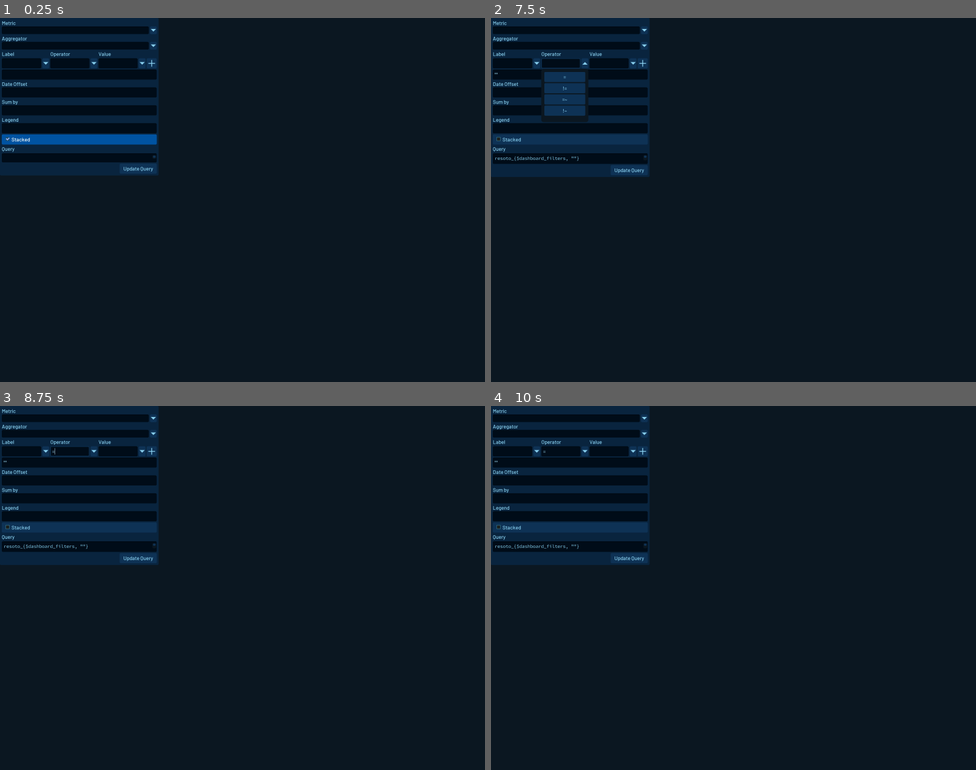
Above: before the commit, frames 1-4 (two rows, left to right).
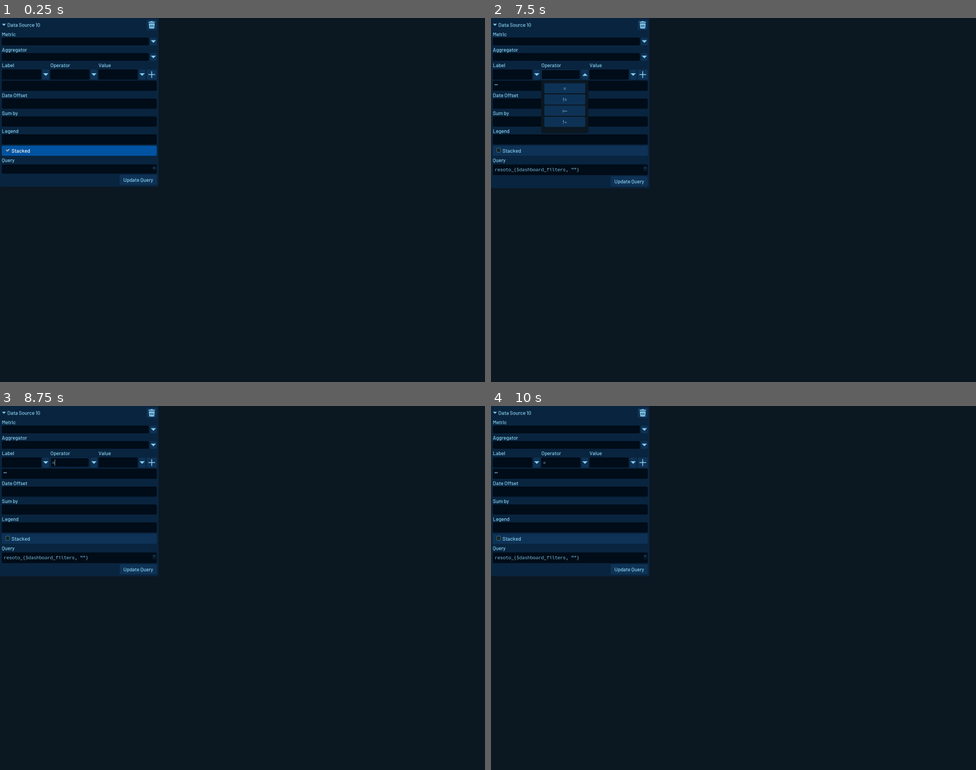
Above: after the commit, the same moments.

Repository: someengineering/resoto-ui
Game: Godot game, scene res://components/dashboard/new_widget_popup/data_source_container.tscn
Two runs of this game, one before a commit and one after it. Both use one fixed random seed, a clock stepped at 60 frames per second and the inputs below. This scene is started directly instead of the project's main scene.
Inputs (mouse positions are in pixels of both pictures, inside the frame that each line leads up to; where the layout moved, square brackets give the same spot in the first picture):
- Up to frame 1 (0.25 s): no input
- Up to frame 2 (7.5 s): click (646, 28) at 0.52 s; click (641, 76) [641, 61] at 1.25 s; click "Stacked" at 2 s; click "Update Query" at 2.75 s; tap Enter at 3.5, 5, 6.5 s; move the mouse to (840, 181) at 3.52 s; hold Right 3.53-4.25 s; tap 1 at 3.6 s; click (840, 181) at 3.67 s; tap Space at 4.25, 5.75, 7.25 s; drag from (636, 218) to (709, 272) at 4.27 s; move the mouse to (782, 119) at 5.02 s; hold Right 5.03-5.75 s; tap 3 at 5.1 s; drag from (709, 272) to (588, 145) at 5.77 s; move the mouse to (879, 254) at 6.52 s; hold Left 6.53-7.25 s; tap 5 at 6.6 s; drag from (588, 145) to (660, 109) at 7.27 s
- Up to frame 3 (8.75 s): click "=" at 8 s
- Up to frame 4 (10 s): move the mouse to (757, 588) at 8.77 s; hold Down 8.78-9.5 s; tap 7 at 8.85 s; click (757, 588) at 8.92 s; drag from (660, 497) to (636, 606) at 9.52 s

The runs differ from the first frame. In frame 1, 10% of the frame differs, in the area x 0-33%, y 0-47%; in frame 2, 9.2%; in frame 3, 9.8%; in frame 4, 9.8%.

Commit message:
Make Datasource container header visible

Diff:
--- a/src/components/dashboard/new_widget_popup/data_source_container.tscn
+++ b/src/components/dashboard/new_widget_popup/data_source_container.tscn
@@ -11,7 +11,6 @@
 [ext_resource path="res://components/shared/combo_box.tscn" type="PackedScene" id=9]
 [ext_resource path="res://components/elements/styled/icon_button.tscn" type="PackedScene" id=10]
 [ext_resource path="res://assets/icons/icon_128_attention_round.svg" type="Texture" id=11]
-
 
 [sub_resource type="StyleBoxFlat" id=1]
 content_margin_left = 6.0
@@ -55,7 +54,6 @@
 margin_bottom = 349.0
 
 [node name="HBoxContainer" type="HBoxContainer" parent="VBoxContainer"]
-visible = false
 margin_right = 511.0
 margin_bottom = 33.0
 
@@ -105,13 +103,14 @@
 
 [node name="DatasourceSettings" type="VBoxContainer" parent="VBoxContainer"]
 visible = false
-margin_right = 511.0
-margin_bottom = 427.0
+margin_top = 37.0
+margin_right = 511.0
+margin_bottom = 448.0
 size_flags_horizontal = 3
 
 [node name="MetricsVBox" type="VBoxContainer" parent="VBoxContainer/DatasourceSettings"]
 margin_right = 511.0
-margin_bottom = 55.0
+margin_bottom = 47.0
 custom_constants/separation = 1
 
 [node name="Label" type="Label" parent="VBoxContainer/DatasourceSettings/MetricsVBox"]
@@ -122,12 +121,12 @@
 [node name="MetricsOptions" parent="VBoxContainer/DatasourceSettings/MetricsVBox" instance=ExtResource( 9 )]
 margin_top = 22.0
 margin_right = 511.0
-margin_bottom = 55.0
+margin_bottom = 47.0
 
 [node name="FunctionVBox" type="VBoxContainer" parent="VBoxContainer/DatasourceSettings"]
-margin_top = 59.0
-margin_right = 511.0
-margin_bottom = 114.0
+margin_top = 51.0
+margin_right = 511.0
+margin_bottom = 98.0
 custom_constants/separation = 1
 
 [node name="Label" type="Label" parent="VBoxContainer/DatasourceSettings/FunctionVBox"]
@@ -138,13 +137,13 @@
 [node name="FunctionComboBox" parent="VBoxContainer/DatasourceSettings/FunctionVBox" instance=ExtResource( 9 )]
 margin_top = 22.0
 margin_right = 511.0
-margin_bottom = 55.0
+margin_bottom = 47.0
 items = [ "", "sum", "min", "max", "avg", "count", "sum_over_time", "min_over_time", "max_over_time", "avg_over_time", "count_over_time" ]
 
 [node name="FilterHBox" type="HBoxContainer" parent="VBoxContainer/DatasourceSettings"]
-margin_top = 118.0
-margin_right = 511.0
-margin_bottom = 213.0
+margin_top = 102.0
+margin_right = 511.0
+margin_bottom = 197.0
 
 [node name="FilterWidget" parent="VBoxContainer/DatasourceSettings/FilterHBox" instance=ExtResource( 1 )]
 anchor_right = 0.0
@@ -154,9 +153,9 @@
 size_flags_horizontal = 3
 
 [node name="VBoxContainer" type="VBoxContainer" parent="VBoxContainer/DatasourceSettings"]
-margin_top = 217.0
-margin_right = 511.0
-margin_bottom = 272.0
+margin_top = 201.0
+margin_right = 511.0
+margin_bottom = 256.0
 custom_constants/separation = 1
 
 [node name="Label" type="Label" parent="VBoxContainer/DatasourceSettings/VBoxContainer"]
@@ -171,9 +170,9 @@
 script = ExtResource( 6 )
 
 [node name="VBoxContainer4" type="VBoxContainer" parent="VBoxContainer/DatasourceSettings"]
-margin_top = 276.0
-margin_right = 511.0
-margin_bottom = 331.0
+margin_top = 260.0
+margin_right = 511.0
+margin_bottom = 315.0
 custom_constants/separation = 1
 
 [node name="Label" type="Label" parent="VBoxContainer/DatasourceSettings/VBoxContainer4"]
@@ -188,9 +187,9 @@
 script = ExtResource( 6 )
 
 [node name="VBoxContainer5" type="VBoxContainer" parent="VBoxContainer/DatasourceSettings"]
-margin_top = 335.0
-margin_right = 511.0
-margin_bottom = 390.0
+margin_top = 319.0
+margin_right = 511.0
+margin_bottom = 374.0
 custom_constants/separation = 1
 
 [node name="Label" type="Label" parent="VBoxContainer/DatasourceSettings/VBoxContainer5"]
@@ -205,16 +204,17 @@
 script = ExtResource( 6 )
 
 [node name="StackedCheckBox" type="CheckBox" parent="VBoxContainer/DatasourceSettings"]
-margin_top = 394.0
-margin_right = 511.0
-margin_bottom = 427.0
+margin_top = 378.0
+margin_right = 511.0
+margin_bottom = 411.0
 pressed = true
 text = "Stacked"
 
 [node name="TextSearchSettings" type="VBoxContainer" parent="VBoxContainer"]
 visible = false
-margin_right = 511.0
-margin_bottom = 256.0
+margin_top = 37.0
+margin_right = 511.0
+margin_bottom = 293.0
 
 [node name="Label" type="Label" parent="VBoxContainer/TextSearchSettings"]
 margin_right = 511.0
@@ -244,9 +244,7 @@
 [node name="KindsComboBox" parent="VBoxContainer/TextSearchSettings/HBoxContainer" instance=ExtResource( 9 )]
 margin_left = 239.0
 margin_right = 474.0
-margin_bottom = 33.0
-size_flags_horizontal = 3
-items = [  ]
+size_flags_horizontal = 3
 
 [node name="Add" parent="VBoxContainer/TextSearchSettings/HBoxContainer" instance=ExtResource( 10 )]
 margin_left = 478.0
@@ -286,8 +284,10 @@
 script = ExtResource( 6 )
 
 [node name="TwoEntryAggregateSettings" type="VBoxContainer" parent="VBoxContainer"]
-margin_right = 511.0
-margin_bottom = 244.0
+visible = false
+margin_top = 37.0
+margin_right = 511.0
+margin_bottom = 273.0
 
 [node name="Label" type="Label" parent="VBoxContainer/TwoEntryAggregateSettings"]
 margin_right = 511.0
@@ -297,18 +297,18 @@
 [node name="KindComboBox" parent="VBoxContainer/TwoEntryAggregateSettings" instance=ExtResource( 9 )]
 margin_top = 25.0
 margin_right = 511.0
-margin_bottom = 58.0
+margin_bottom = 50.0
 
 [node name="FirstEntryLabel" type="Label" parent="VBoxContainer/TwoEntryAggregateSettings"]
-margin_top = 62.0
-margin_right = 511.0
-margin_bottom = 83.0
+margin_top = 54.0
+margin_right = 511.0
+margin_bottom = 75.0
 text = "1st Category"
 
 [node name="EntryContainer1" type="HBoxContainer" parent="VBoxContainer/TwoEntryAggregateSettings"]
-margin_top = 87.0
-margin_right = 511.0
-margin_bottom = 120.0
+margin_top = 79.0
+margin_right = 511.0
+margin_bottom = 112.0
 
 [node name="Entry1LineEdit" type="LineEdit" parent="VBoxContainer/TwoEntryAggregateSettings/EntryContainer1"]
 margin_right = 243.0
@@ -331,15 +331,15 @@
 script = ExtResource( 6 )
 
 [node name="SecondEntryLabel" type="Label" parent="VBoxContainer/TwoEntryAggregateSettings"]
-margin_top = 124.0
-margin_right = 511.0
-margin_bottom = 145.0
+margin_top = 116.0
+margin_right = 511.0
+margin_bottom = 137.0
 text = "2nd Category"
 
 [node name="EntryContainer2" type="HBoxContainer" parent="VBoxContainer/TwoEntryAggregateSettings"]
-margin_top = 149.0
-margin_right = 511.0
-margin_bottom = 182.0
+margin_top = 141.0
+margin_right = 511.0
+margin_bottom = 174.0
 
 [node name="Entry2LineEdit" type="LineEdit" parent="VBoxContainer/TwoEntryAggregateSettings/EntryContainer2"]
 margin_right = 243.0
@@ -362,15 +362,15 @@
 script = ExtResource( 6 )
 
 [node name="FunctionLabel" type="Label" parent="VBoxContainer/TwoEntryAggregateSettings"]
-margin_top = 186.0
-margin_right = 511.0
-margin_bottom = 207.0
+margin_top = 178.0
+margin_right = 511.0
+margin_bottom = 199.0
 text = "Function"
 
 [node name="FunctionContainer" type="HBoxContainer" parent="VBoxContainer/TwoEntryAggregateSettings"]
-margin_top = 211.0
-margin_right = 511.0
-margin_bottom = 244.0
+margin_top = 203.0
+margin_right = 511.0
+margin_bottom = 236.0
 
 [node name="FunctionLineEdit" type="LineEdit" parent="VBoxContainer/TwoEntryAggregateSettings/FunctionContainer"]
 margin_right = 243.0
@@ -393,9 +393,9 @@
 script = ExtResource( 6 )
 
 [node name="QueryEditVBox" type="VBoxContainer" parent="VBoxContainer"]
-margin_top = 248.0
-margin_right = 511.0
-margin_bottom = 340.0
+margin_top = 37.0
+margin_right = 511.0
+margin_bottom = 129.0
 
 [node name="QueryLabel" type="Label" parent="VBoxContainer/QueryEditVBox"]
 margin_right = 511.0
@@ -424,7 +424,7 @@
 margin_left = 6.0
 margin_top = 6.0
 margin_right = 517.0
-margin_bottom = 826.0
+margin_bottom = 349.0
 mouse_filter = 2
 custom_styles/panel = SubResource( 2 )
 
